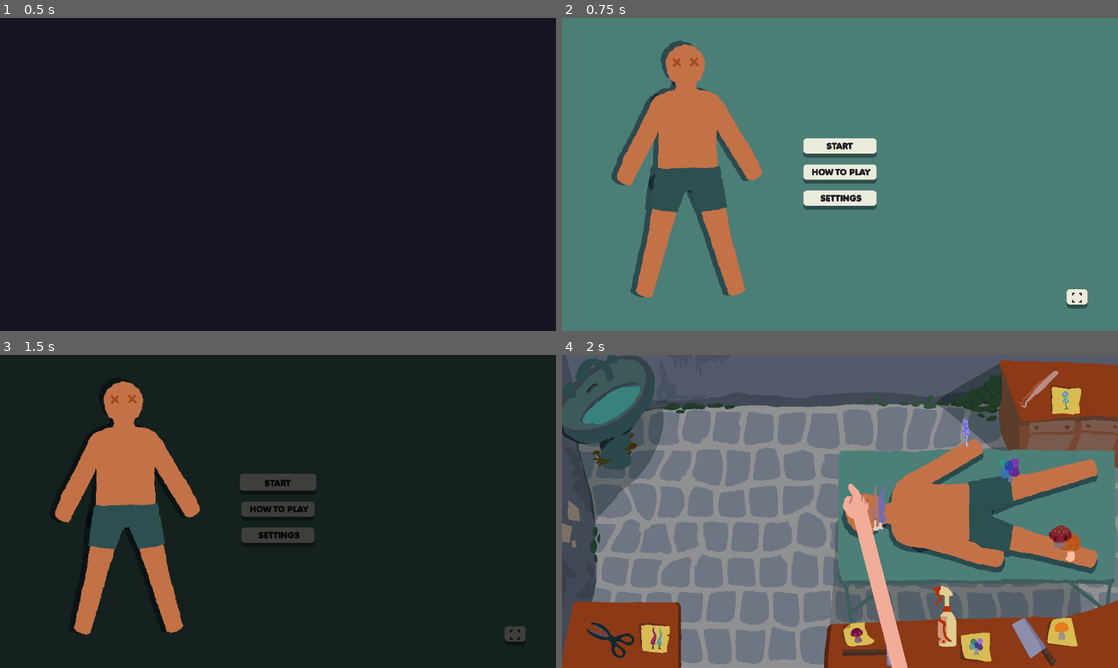
Above: before the commit, frames 1-4 (two rows, left to right).
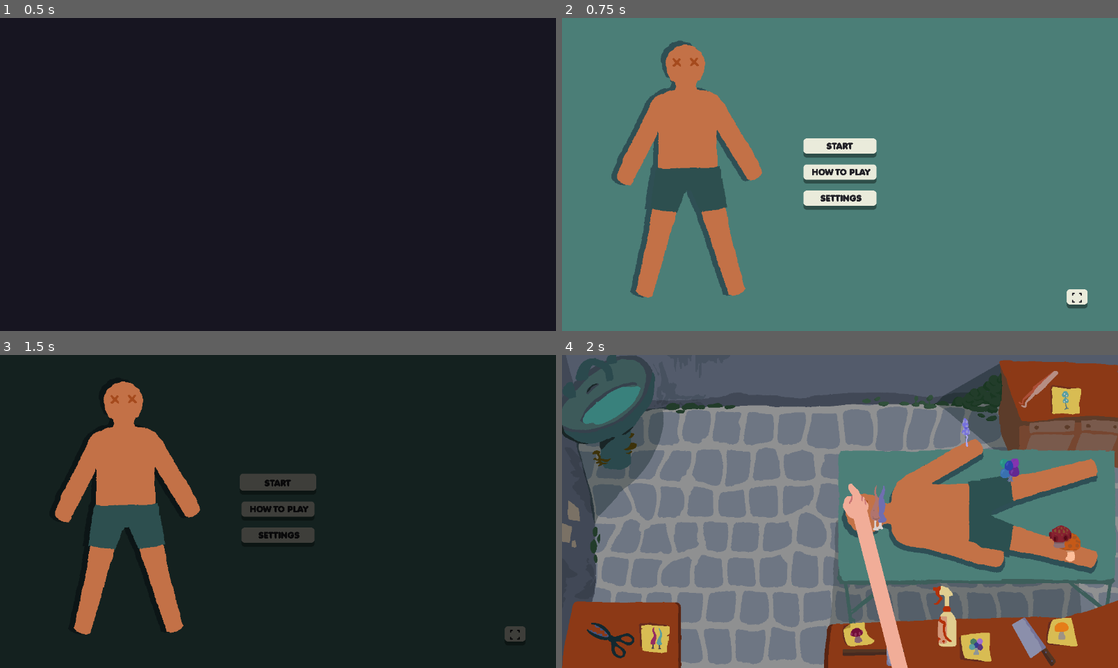
Above: after the commit, the same moments.

Repository: IsaacCerejo/wild-jam-87
Game: Godot game, scene res://scenes/splash_screen_manager/splash_screen_manager.tscn
Two runs of this game, one before a commit and one after it. Both use one fixed random seed, a clock stepped at 60 frames per second and the inputs below. The engine's default icon, where the game draws it, is replaced by a stand-in: a white triangle on a blue panel in a dark square. Sound files missing from this copy of the repository are replaced by a short silence.
Inputs (mouse positions are in pixels of both pictures, inside the frame that each line leads up to):
- Up to frame 1 (0.5 s): no input
- Up to frame 2 (0.75 s): tap Enter at 0.5 s; move the mouse to (962, 158) at 0.52 s; click (962, 158) at 0.67 s
- Up to frame 3 (1.5 s): click "START" at 1.25 s
- Up to frame 4 (2 s): no input

Frame 1 is identical in both runs. In frame 2, less than 0.1% of the frame differs, in the area x 15-24%, y 20-56%; in frame 3, less than 0.1%; in frame 4, less than 0.1%.

Commit message:
feat: shader for patient shadows
A shader that changes a sprite2d to a certain color and also only renders on another set color, this is so the shadow only renders on top of the table

Diff:
--- /dev/null
+++ b/resources/shaders/shadow.gdshader
@@ -0,0 +1,28 @@
+shader_type canvas_item;
+
+render_mode blend_mix;
+uniform sampler2D SCREEN_TEXTURE : hint_screen_texture;
+uniform vec4 tint_color : source_color = vec4(1.0, 1.0, 1.0, 1.0);  // The color to recolor the sprite
+uniform vec4 key_color : source_color = vec4(0.0, 0.0, 0.0, 1.0);   // Background color to render over
+uniform float key_threshold = 0.02;                                 // Allowed difference for key match
+
+void fragment() {
+    // Load sprite pixel
+    vec4 tex_color = texture(TEXTURE, UV);
+
+    // Get screen background color behind this pixel
+    vec4 bg = texture(SCREEN_TEXTURE, SCREEN_UV);
+
+    // Compare background with key color
+    float diff = distance(bg.rgb, key_color.rgb);
+
+    // If background doesn't match the key color, discard the pixel
+    if (diff > key_threshold) {
+        discard;
+    }
+
+    // Apply tint color to the sprite
+    vec4 final_color = vec4(tint_color.rgb, tex_color.a * tint_color.a);
+
+    COLOR = final_color;
+}
--- a/scenes/main_game/patient_tutorial.tscn
+++ b/scenes/main_game/patient_tutorial.tscn
@@ -1,7 +1,32 @@
-[gd_scene load_steps=3 format=3 uid="uid://cypx2cfe52eck"]
+[gd_scene load_steps=5 format=3 uid="uid://cypx2cfe52eck"]
 
 [ext_resource type="PackedScene" uid="uid://mtilpmnd7m7y" path="res://scenes/main_game/patient.tscn" id="1_kashg"]
 [ext_resource type="Script" uid="uid://dqh4qwcf846vd" path="res://scripts/main_game/patient_tutorial.gd" id="2_e8cf8"]
+[ext_resource type="Shader" uid="uid://bxfmwgtfjfhjo" path="res://resources/shaders/shadow.gdshader" id="3_n0xb8"]
+
+[sub_resource type="ShaderMaterial" id="ShaderMaterial_b2en4"]
+shader = ExtResource("3_n0xb8")
+shader_parameter/tint_color = Color(0.18757862, 0.31231412, 0.33311018, 1)
+shader_parameter/key_color = Color(0.29803923, 0.49803922, 0.47058824, 1)
+shader_parameter/key_threshold = 0.02
 
 [node name="Patient" instance=ExtResource("1_kashg")]
 script = ExtResource("2_e8cf8")
+
+[node name="torsoShadow" parent="MushroomAreas/Torso" index="3"]
+material = SubResource("ShaderMaterial_b2en4")
+
+[node name="torsoShadow2" parent="MushroomAreas/Head" index="3"]
+material = SubResource("ShaderMaterial_b2en4")
+
+[node name="LeftArmShadow" parent="MushroomAreas/LeftArm" index="3"]
+material = SubResource("ShaderMaterial_b2en4")
+
+[node name="RightArmShadow" parent="MushroomAreas/RightArm" index="3"]
+material = SubResource("ShaderMaterial_b2en4")
+
+[node name="LeftLegShadow" parent="MushroomAreas/LeftLeg" index="3"]
+material = SubResource("ShaderMaterial_b2en4")
+
+[node name="RightLegShadow" parent="MushroomAreas/RightLeg" index="3"]
+material = SubResource("ShaderMaterial_b2en4")
Not shown, added: resources/shaders/shadow.gdshader.uid
